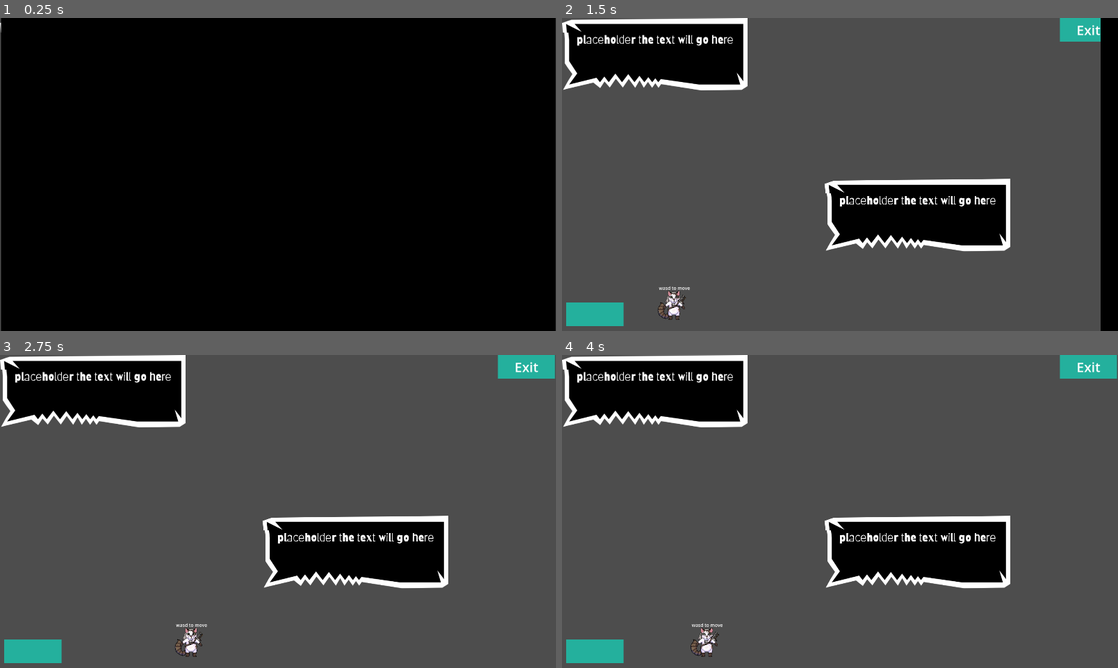
Above: before the commit, frames 1-4 (two rows, left to right).
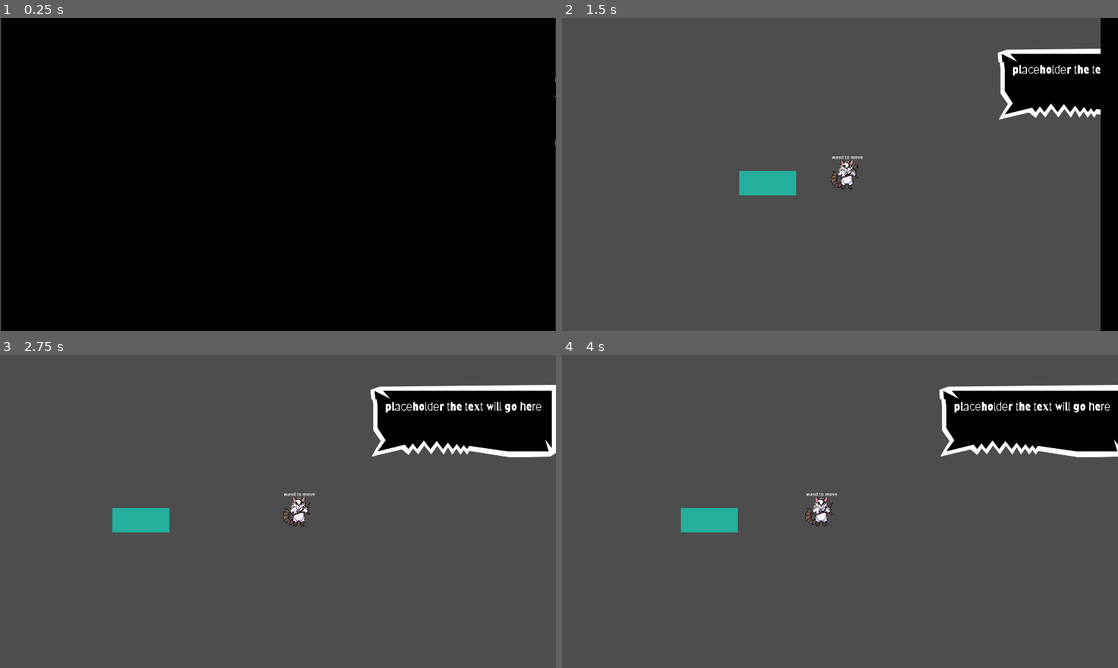
Above: after the commit, the same moments.

Repository: Limeyuzu/power-up-jam-2026
Game: Godot game, scene res://Scenes/MovementTest.tscn
The game is run twice, just before and just after one commit, with the same random seed, the same clock (stepped at 60 frames per second) and the same inputs.
Inputs (mouse positions are in pixels of both pictures, inside the frame that each line leads up to):
- Up to frame 1 (0.25 s): no input
- Up to frame 2 (1.5 s): tap Enter (ui_accept) at 0.5, 0.77 s; move the mouse to (962, 158) at 0.52 s; hold Right (ui_right) 0.53-1.25 s; tap Space at 0.6 s; click (962, 158) at 0.67 s; drag from (728, 190) to (656, 55) at 1.27 s
- Up to frame 3 (2.75 s): move the mouse to (333, 442) at 2.02 s; hold Right (ui_right) from 2.03 s (still down); tap Space at 2.1 s
- Up to frame 4 (4 s): release Right (ui_right) at 2.75 s; drag from (812, 574) to (917, 552) at 2.77 s; move the mouse to (1006, 558) at 3.52 s; hold Left (ui_left) from 3.53 s (still down); tap Space at 3.6 s; tap Enter (ui_accept) at 3.77 s

The runs differ from the first frame. In frame 1, less than 0.1% of the frame differs, in the area x 0-100%, y 1-41%; in frame 2, 20%; in frame 3, 24%, in the area x 0-100%, y 0-99%; in frame 4, 24%.

Commit message:
add player cam

Diff:
--- a/Scenes/player.tscn
+++ b/Scenes/player.tscn
@@ -33,5 +33,8 @@
 offset_bottom = -49.0
 text = "click to move"
 
+[node name="Camera2D" type="Camera2D" parent="." unique_id=1511520347]
+position_smoothing_enabled = true
+
 [connection signal="button_down" from="Button" to="." method="_on_button_button_down"]
 [connection signal="button_up" from="Button" to="." method="_on_button_button_up"]
